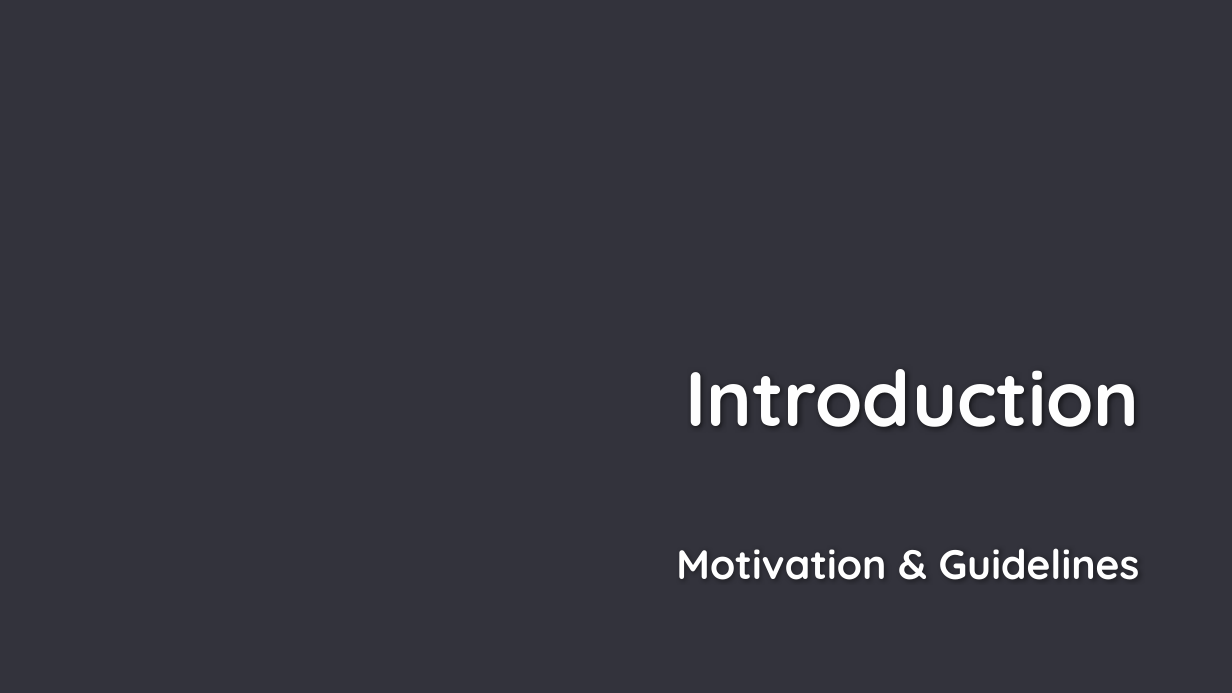
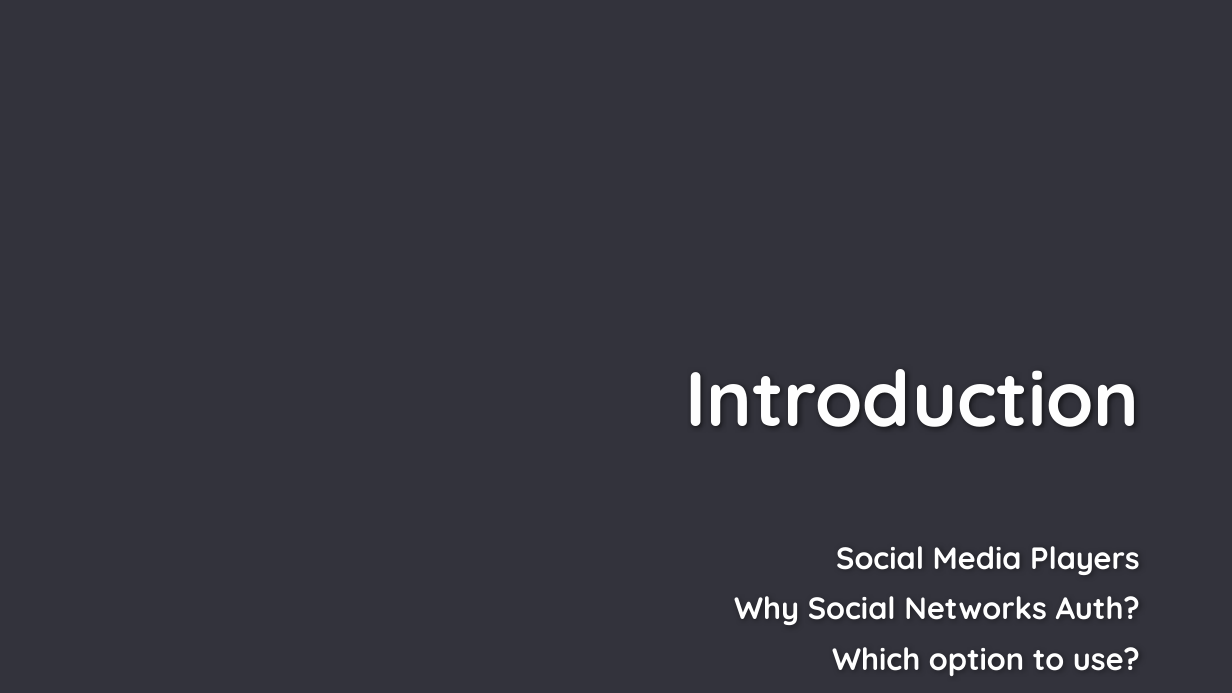
Before and after one commit to TorontoMobileDevelopers/Presentations, a slide deck: slide 12 of 2017-11_21_The_Importance_of_Social_Login/The importance of social login.pptx. Drawn at 1232x693 pixels with LibreOffice and Linux fonts; fonts in the diff are those of the drawing; background and template pictures are left out. Boxes give left, top, right and bottom in pixels: in the first picture for what was removed or moved away, otherwise in the second. Text is boxed around its words. In the diff, an @@ line names an element or a change of style, - is before the commit and + after.

```diff
--- a/2017-11_21_The_Importance_of_Social_Login/The importance of social login.pptx
+++ b/2017-11_21_The_Importance_of_Social_Login/The importance of social login.pptx
@@ text at (734, 546, 1140, 676): text changed; size 32 to 24 pt @@
-Motivation & Guidelines
+Social Media Players
+Why Social Networks Auth?
+Which option to use?
```
Also in this commit, not shown: 1 other slide changed.
